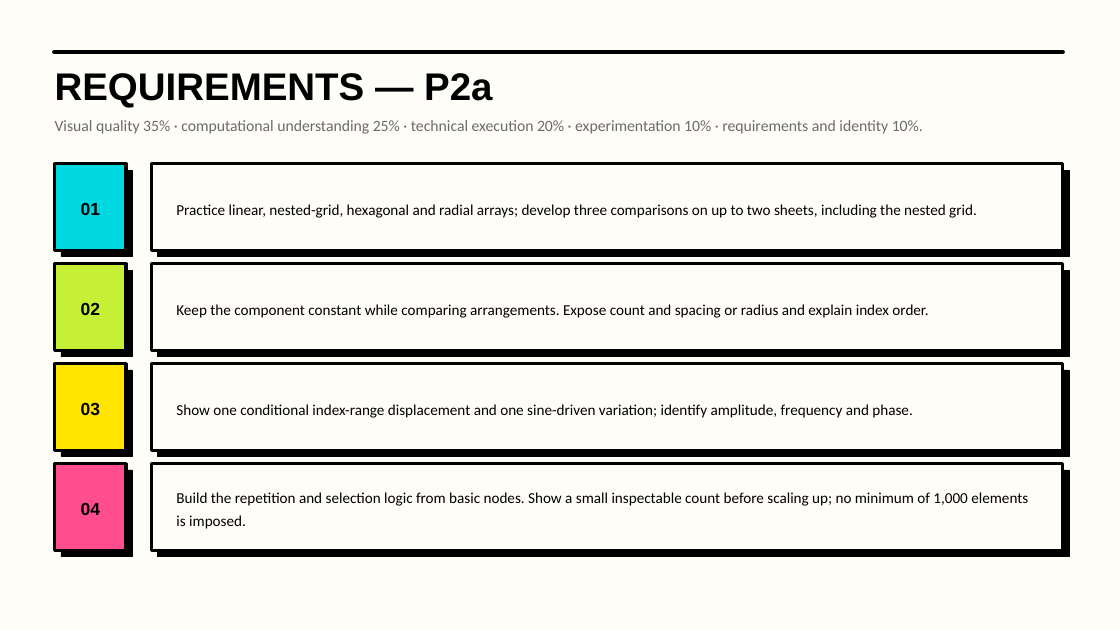
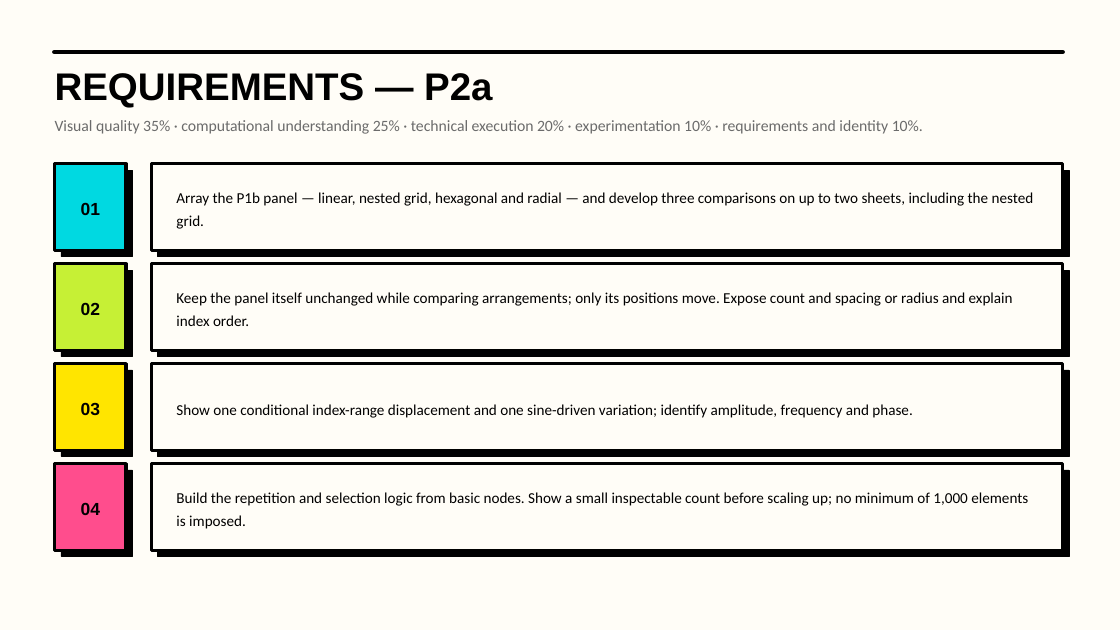
Before and after one commit to luigipacheco/arc3133, a slide deck: slide 8 of slides/ARC3133_Class04.pptx. Drawn at 1120x630 pixels with LibreOffice and Linux fonts; fonts in the diff are those of the drawing. Boxes give left, top, right and bottom in pixels: in the first picture for what was removed or moved away, otherwise in the second. Text is boxed around its words. In the diff, an @@ line names an element or a change of style, - is before the commit and + after.

```diff
--- a/slides/ARC3133_Class04.pptx
+++ b/slides/ARC3133_Class04.pptx
@@ text at [176, 192, 1034, 229]: text changed @@
-Practice linear, nested-grid, hexagonal and radial arrays; develop three comparisons on up to two sheets, including the nested grid.
+Array the P1b panel — linear, nested grid, hexagonal and radial — and develop three comparisons on up to two sheets, including the nested grid.
@@ text at [176, 292, 1013, 326]: text changed @@
-Keep the component constant while comparing arrangements. Expose count and spacing or radius and explain index order.
+Keep the panel itself unchanged while comparing arrangements; only its positions move. Expose count and spacing or radius and explain index order.
```
Also in this commit, not shown: 5 other slides changed, 38 other files.
